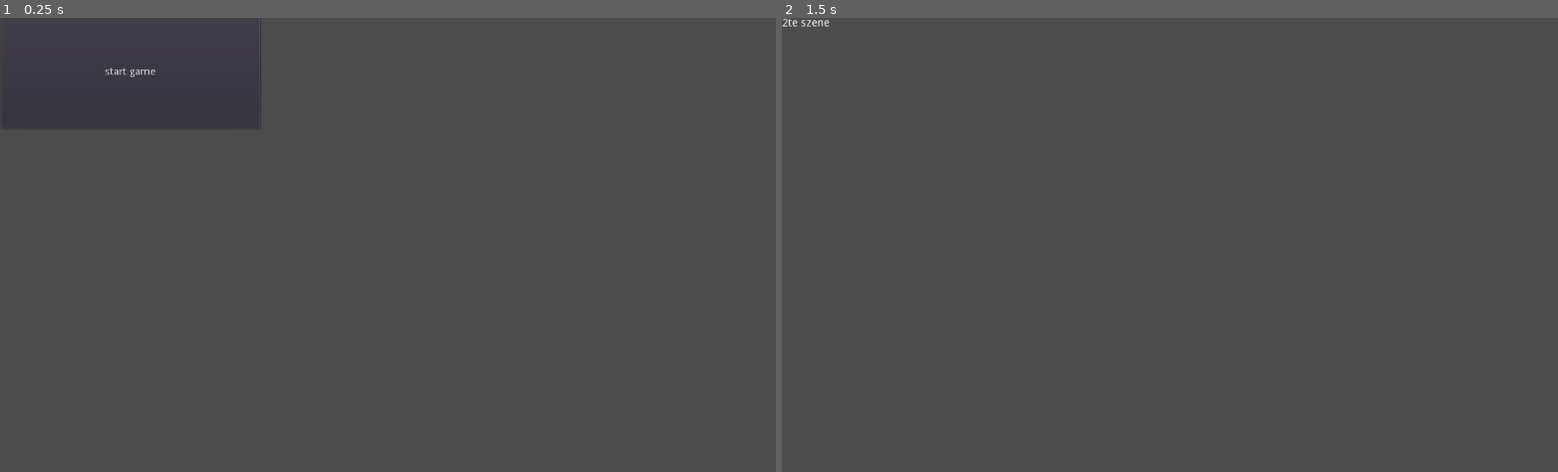
Above: before the commit, frames 1-2 (left to right).
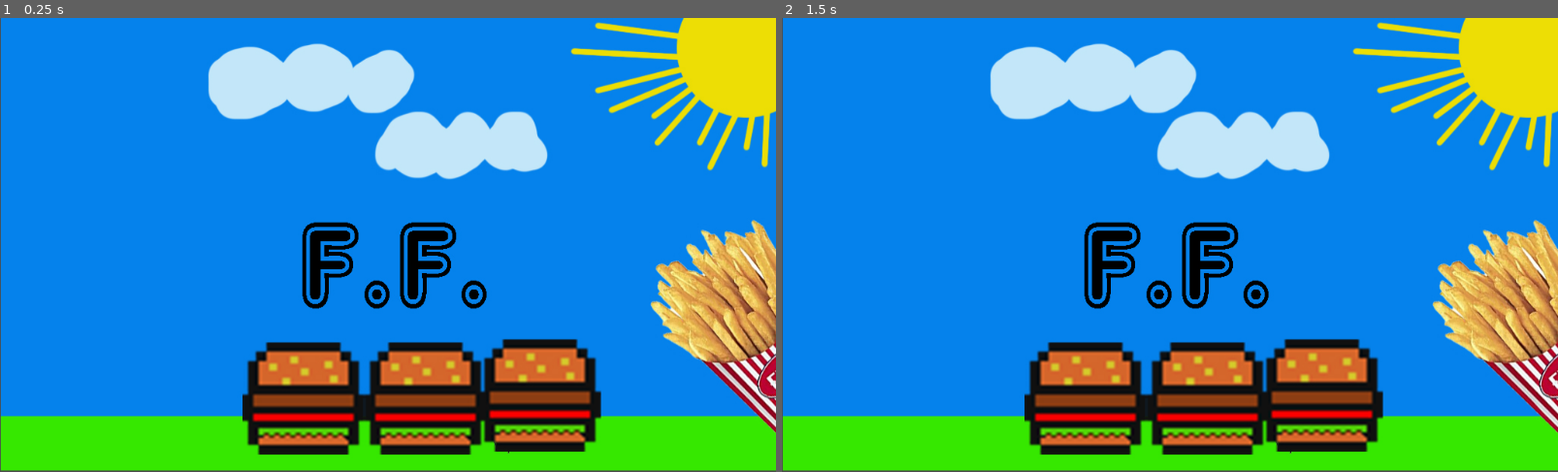
Above: after the commit, the same moments.

Repository: C4reless/Fast-Food-simulator
Game: Godot game, scene res://Start szene.tscn
Two runs of this game, one before a commit and one after it. Both use one fixed random seed, a clock stepped at 60 frames per second and the inputs below.
Inputs (mouse positions are in pixels of both pictures, inside the frame that each line leads up to):
- Up to frame 1 (0.25 s): no input
- Up to frame 2 (1.5 s): click (913, 72) at 0.5 s, where only the run before the commit has a clickable "start game"; tap Enter at 1.25 s; hold Right (ui_right) from 1.28 s (still down)

The runs differ from the first frame. In frame 1, 100% of the frame differs, in the area x 0-100%, y 0-100%; in frame 2, 100%.

Commit message:
passt

Diff:
--- a/Start szene.tscn
+++ b/Start szene.tscn
@@ -1,6 +1,8 @@
-[gd_scene load_steps=2 format=2]
+[gd_scene load_steps=4 format=2]
 
 [ext_resource path="res://start szene.gd" type="Script" id=1]
+[ext_resource path="res://Pics/start screen.jpg" type="Texture" id=2]
+[ext_resource path="res://Pics/Unbenannt-5.png" type="Texture" id=3]
 
 [node name="Node2D" type="Node2D" index="0"]
 
@@ -9,29 +11,35 @@
 script = ExtResource( 1 )
 _sections_unfolded = [ "Transform" ]
 
-[node name="Button" type="Button" parent="." index="0"]
+[node name="start screen" type="Sprite" parent="." index="0"]
+
+position = Vector2( 512.975, 315.722 )
+scale = Vector2( 1, 1.05847 )
+texture = ExtResource( 2 )
+
+[node name="Button Start" type="Button" parent="." index="1"]
 
 anchor_left = 0.0
 anchor_top = 0.0
 anchor_right = 0.0
 anchor_bottom = 0.0
-margin_left = 2.0
-margin_top = -4.0
-margin_right = 343.0
-margin_bottom = 153.0
+margin_left = -187.0
+margin_top = 309.0
+margin_right = -75.0
+margin_bottom = 415.0
 rect_pivot_offset = Vector2( 0, 0 )
 rect_clip_content = false
-focus_mode = 2
 mouse_filter = 0
 mouse_default_cursor_shape = 0
 size_flags_horizontal = 1
 size_flags_vertical = 1
 toggle_mode = false
-enabled_focus_mode = 2
+enabled_focus_mode = 0
 shortcut = null
 group = null
-text = "start game"
-flat = false
+icon = ExtResource( 3 )
+flat = true
 align = 1
+_sections_unfolded = [ "Size Flags", "custom_styles" ]
 
-[connection signal="pressed" from="Button" to="." method="_on_Button_pressed"]
+[connection signal="pressed" from="Button Start" to="." method="_on_Button_pressed"]
Not shown, added: Pics/Unbenannt-5.png.import
Not shown, added: Pics/buttonNEW.png.import
Not shown, added: Pics/börga transparent.png.import
Not shown, added: Pics/einstellungen-screenxdlol.jpg.import
Not shown, added: Pics/start button (2).png.import
Not shown, added: Pics/start screen.jpg.import
